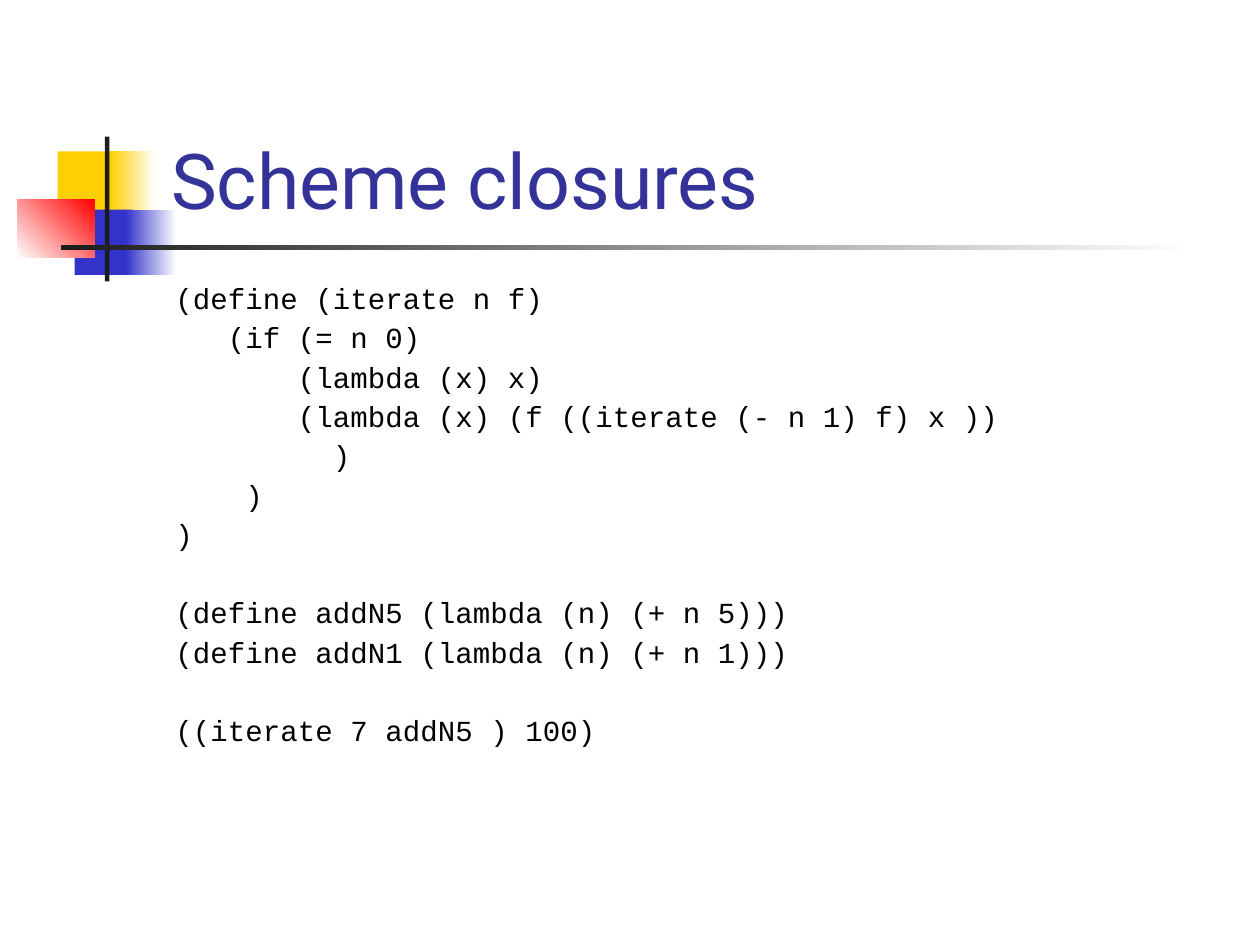
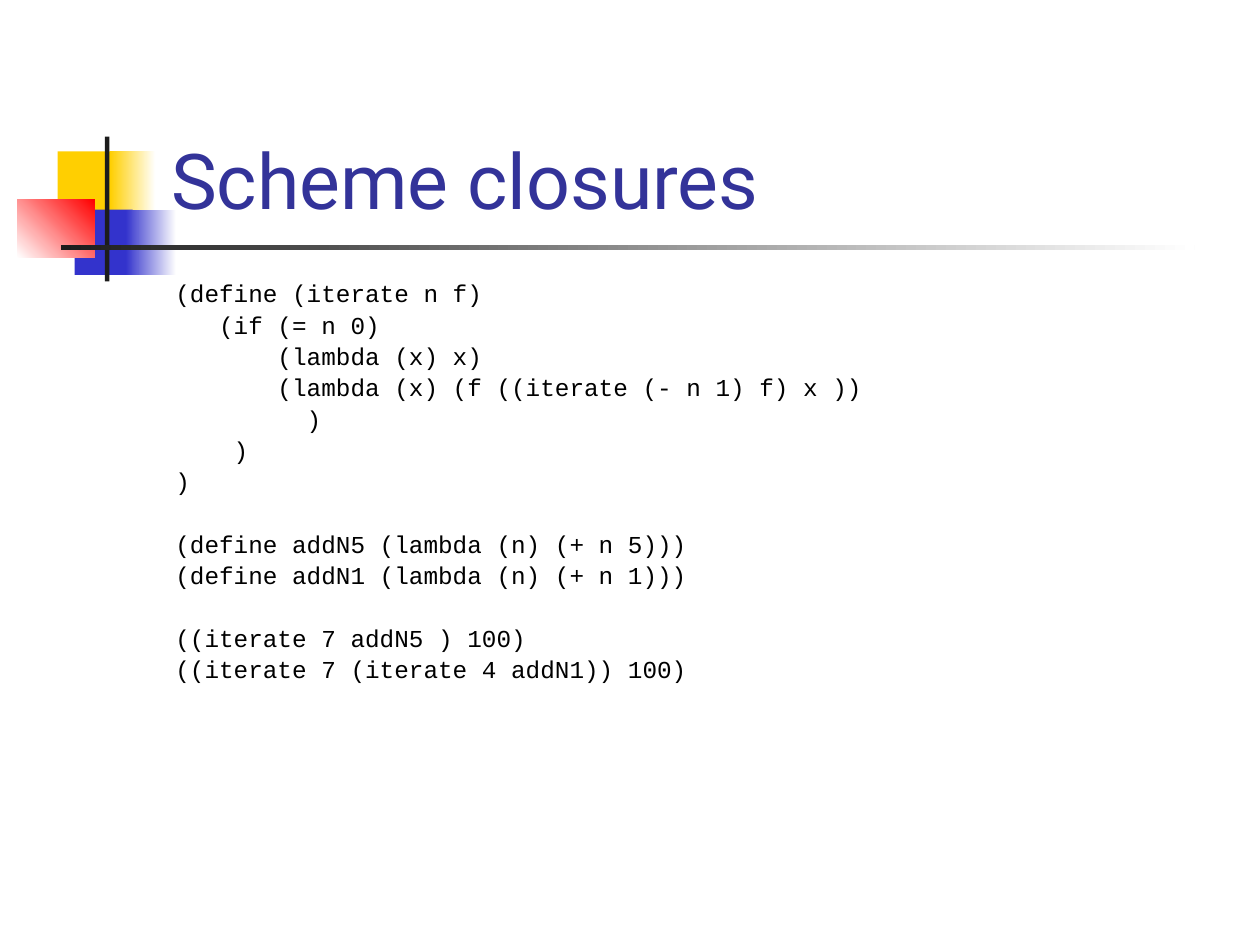
Before and after one commit to Funkcionalne/Prednasky, a slide deck: slide 23 of 01/01_fpro.ppt. Drawn at 1260x945 pixels with LibreOffice and Linux fonts; fonts in the diff are those of the drawing. Boxes give left, top, right and bottom in pixels: in the first picture for what was removed or moved away, otherwise in the second. Text is boxed around its words. In the diff, an @@ line names an element or a change of style, - is before the commit and + after.

```diff
--- a/01/01_fpro.ppt
+++ b/01/01_fpro.ppt
@@ text at [175, 285, 818, 652]: size 16.6 to 13.9 pt in "(define (iterate n f)", "(if (= n 0)", "(lambda (x) x)", "(lambda (x) (f ((iterate (- n 1) ..." and 6 more places; line spacing 0.9 to 0.8 @@
@@ text at [175, 660, 686, 683]: paragraph added @@
+((iterate 7 (iterate 4 addN1)) 100)
```
Also in this commit, not shown: 3 other slides changed, 1 other file.
